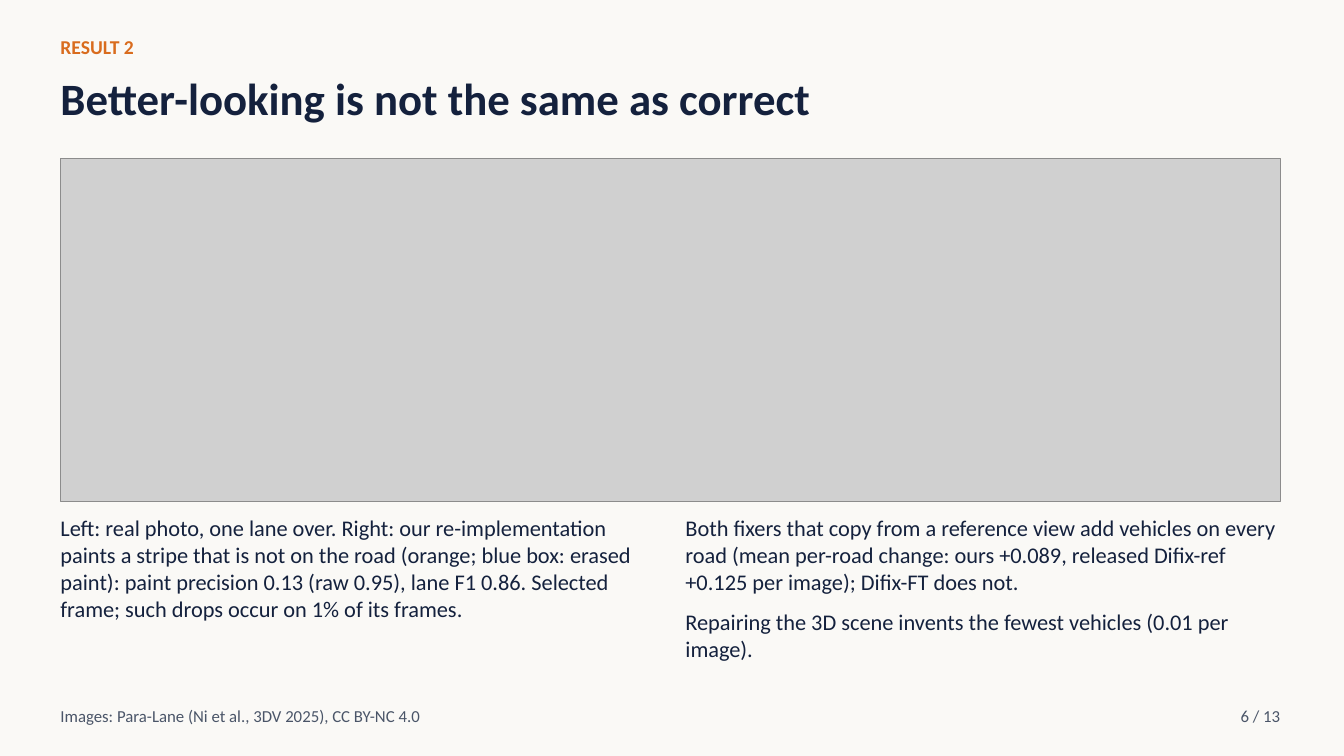
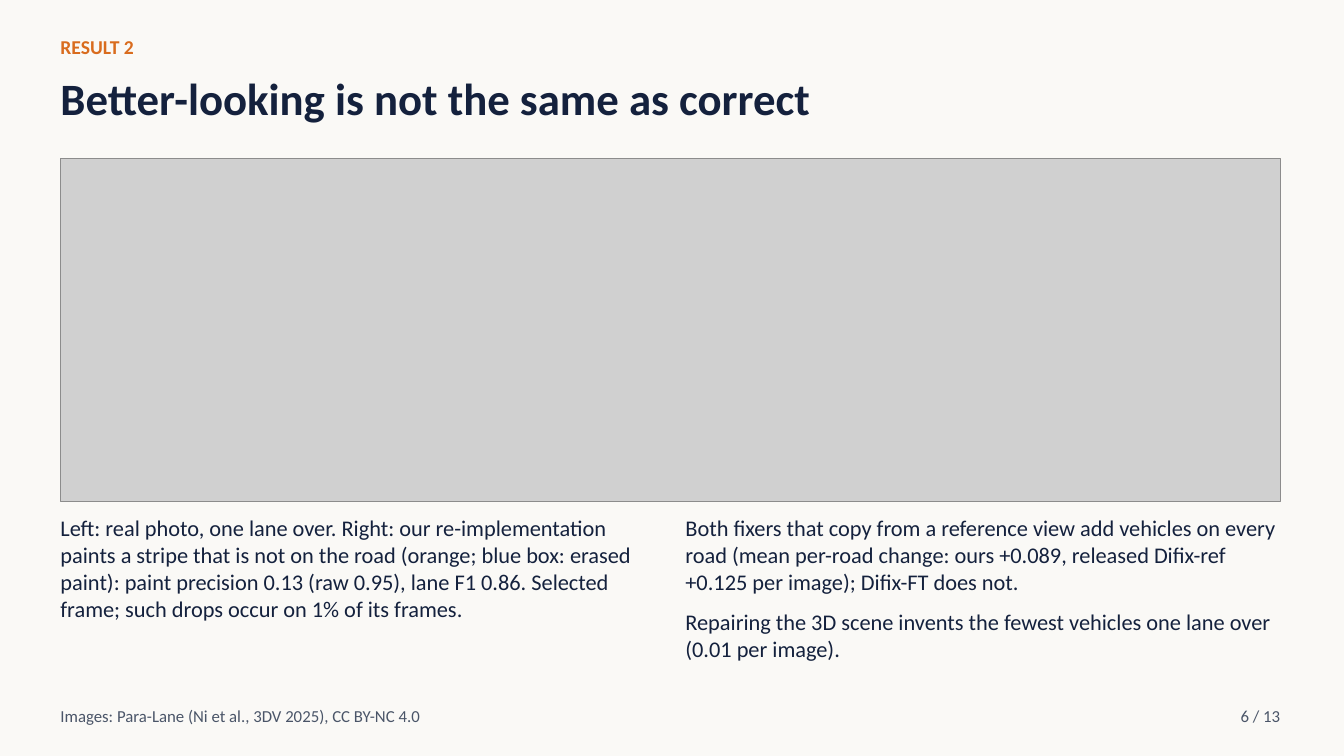
Before and after one commit to ksha23/cs566-drive-sim-trust, a slide deck: slide 6 of presentation/cs566_drive_sim_talk.pptx. Drawn at 1344x756 pixels with LibreOffice and Linux fonts; fonts in the diff are those of the drawing; grey boxes stand for pictures. Boxes give left, top, right and bottom in pixels: in the first picture for what was removed or moved away, otherwise in the second. Text is boxed around its words. In the diff, an @@ line names an element or a change of style, - is before the commit and + after.

```diff
--- a/presentation/cs566_drive_sim_talk.pptx
+++ b/presentation/cs566_drive_sim_talk.pptx
@@ text at bbox=[685, 614, 1270, 661]: text changed @@
-Repairing the 3D scene invents the fewest vehicles (0.01 per image).
+Repairing the 3D scene invents the fewest vehicles one lane over (0.01 per image).
```
Also in this commit, not shown: 6 other slides changed, 49 other files.
